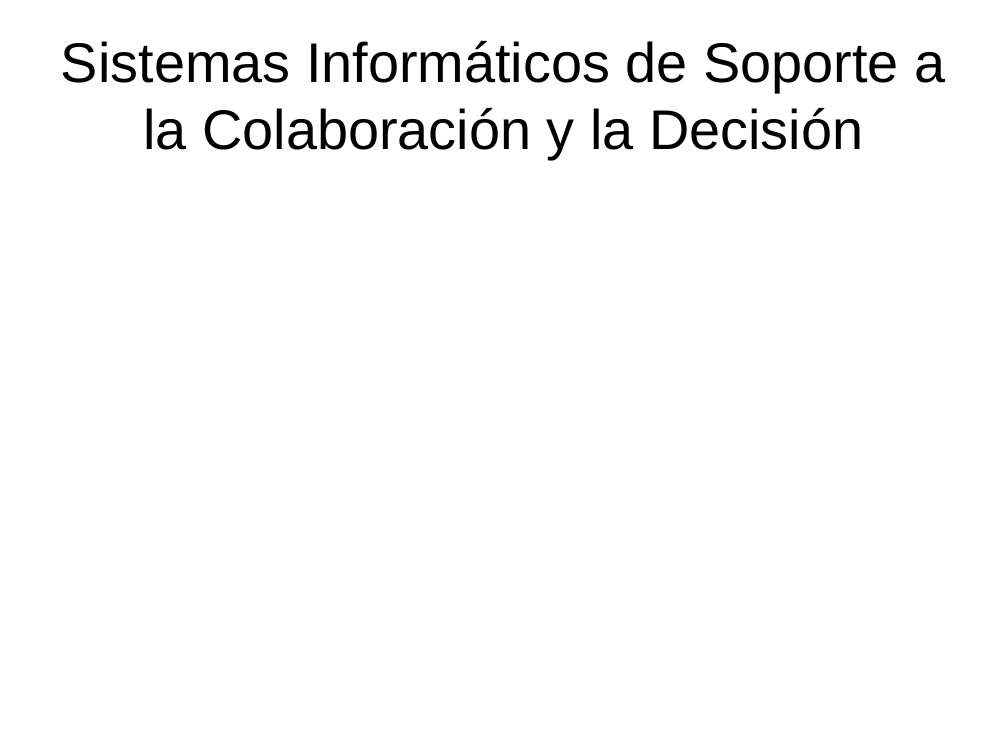
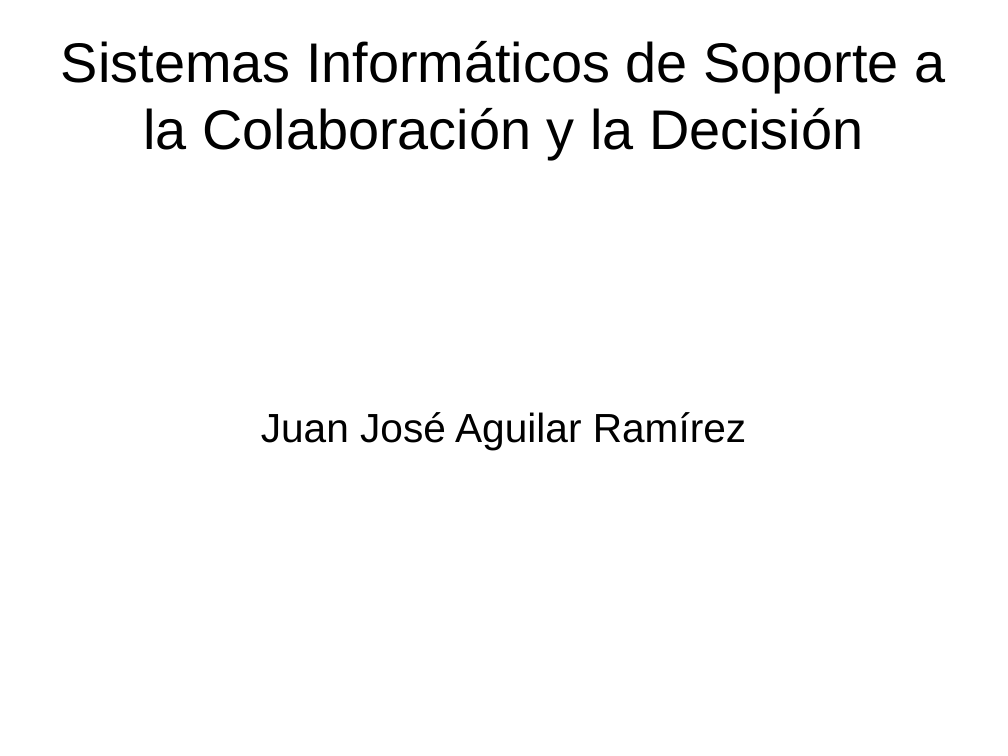
Before and after one commit to siscd-juanjo29/siscd-juanjo29, a slide deck: slide 1 of presentacion-open-office.odp. Drawn at 1008x756 pixels with LibreOffice and Linux fonts; fonts in the diff are those of the drawing. Boxes give left, top, right and bottom in pixels: in the first picture for what was removed or moved away, otherwise in the second. Text is boxed around its words. In the diff, an @@ line names an element or a change of style, - is before the commit and + after.

```diff
--- a/presentacion-open-office.odp
+++ b/presentacion-open-office.odp
@@ subtitle added at box(261, 412, 747, 450), 32 pt, text #000000 @@
+Juan José Aguilar Ramírez
```
Also in this commit, not shown: 2 other files.
